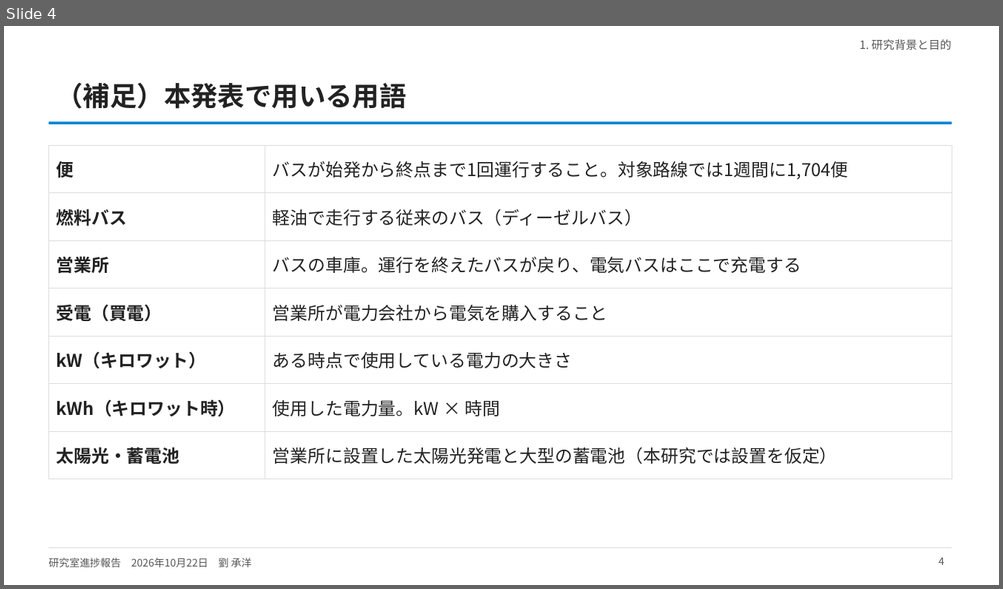
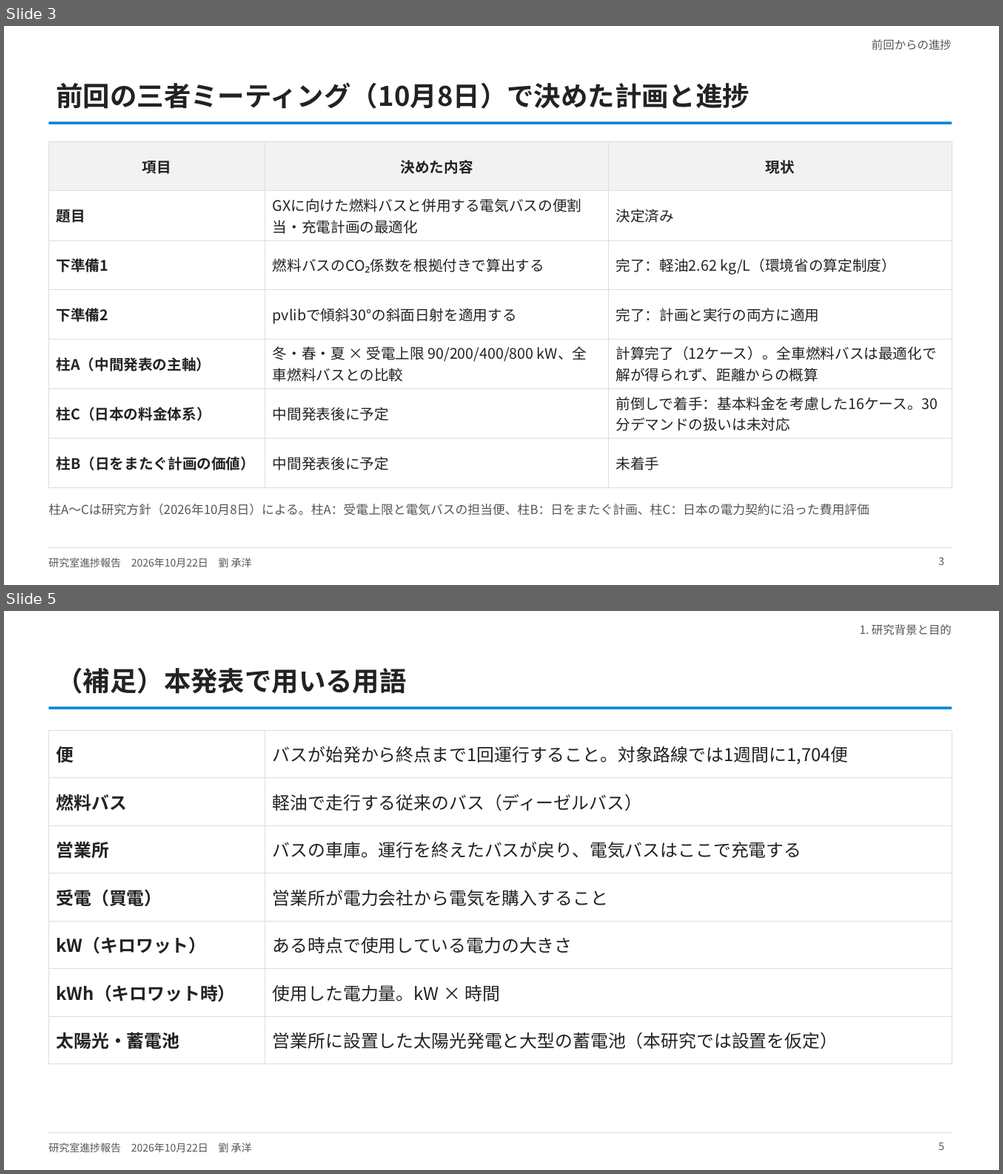
Before and after one commit to CYLIU2003/master-course, a slide deck: outcome/2026-10-22_lab_progress/lab_progress_20261022.pptx. Shown one above the other, each under a label of ours: slide 4 before the commit, slides 3 and 5 after it; the slides between them are not shown. The pictures are 1003x589 and 1003x1174 pixels, drawn with LibreOffice and Linux fonts; fonts in the diff are those of the drawing. Boxes give left, top, right and bottom in pixels: in the first picture for what was removed or moved away, otherwise in the second. Text is boxed around its words. In the diff, an @@ line names an element or a change of style, - is before the commit and + after.

```diff
--- a/outcome/2026-10-22_lab_progress/lab_progress_20261022.pptx
+++ b/outcome/2026-10-22_lab_progress/lab_progress_20261022.pptx
@@ slide 3 added at [4,26,999,585], background #FFFFFF; not listed: 3 template elements that a slide beside it also shows @@
@@ text added at [871,39,951,50], 11 pt, text #555555 @@
+前回からの進捗
@@ title added at [56,82,749,109], 26 pt, text #222222, bold @@
+前回の三者ミーティング（10月8日）で決めた計画と進捗
@@ table added at [48,141,951,474], 7 rows, 3 columns @@
+項目 | 決めた内容 | 現状
+題目 | GXに向けた燃料バスと併用する電気バスの便割当・充電計画の最適化 | 決定済み
+下準備1 | 燃料バスのCO₂係数を根拠付きで算出する | 完了：軽油2.62 kg/L（環境省の算定制度）
+下準備2 | pvlibで傾斜30°の斜面日射を適用する | 完了：計画と実行の両方に適用
+柱A（中間発表の主軸） | 冬・春・夏 × 受電上限 90/200/400/800 kW、全車燃料バスとの比較 | 計算完了（12ケース）。全車燃料バスは最適化で解が得られず、距離からの概算
+柱C（日本の料金体系） | 中間発表後に予定 | 前倒しで着手：基本料金を考慮した16ケース。30分デマンドの扱いは未対応
+柱B（日をまたぐ計画の価値） | 中間発表後に予定 | 未着手
@@ text added at [48,504,868,516], 12 pt, text #555555 @@
+柱A〜Cは研究方針（2026年10月8日）による。柱A：受電上限と電気バスの担当便、柱B：日をまたぐ計画、柱C：日本の電力契約に沿った費用評価
@@ page number added at [938,557,944,565], 10 pt, text #555555 @@
+3
@@ what was slide 4 is now slide 5 @@
@@ page number at [938,1142,944,1150]: text changed @@
-4
+5
```
Also in this commit, not shown: 10 slides changed, 2 other slides added, 5 other files.
